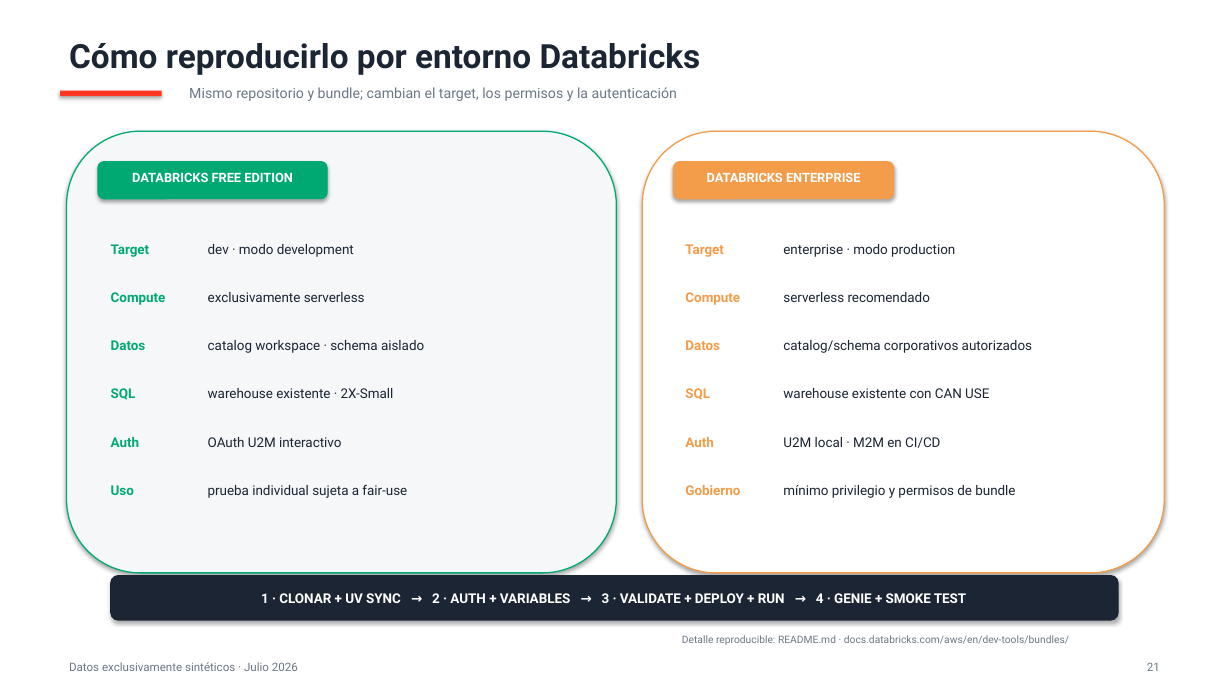
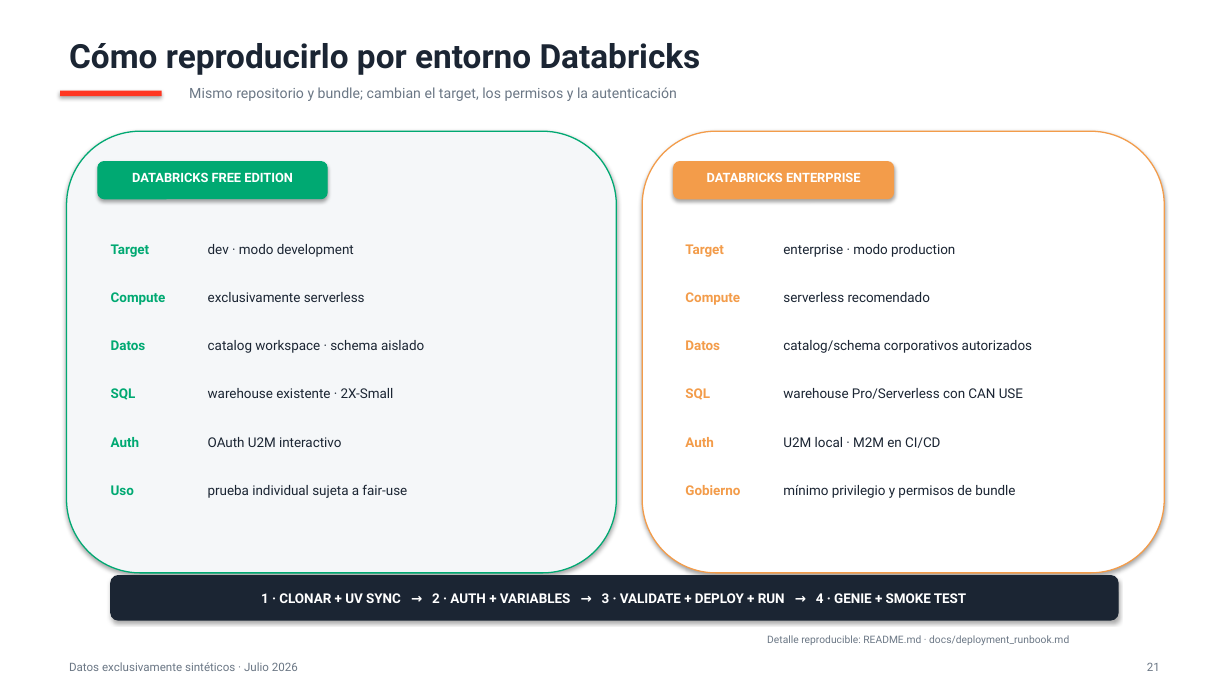
Before and after one commit to Rafavermar/Databricks-Genie-Demo, a slide deck: slide 21 of presentation/renewable_operations_demo.pptx. Drawn at 1232x693 pixels with LibreOffice and Linux fonts; fonts in the diff are those of the drawing. Boxes give left, top, right and bottom in pixels: in the first picture for what was removed or moved away, otherwise in the second. Text is boxed around its words. In the diff, an @@ line names an element or a change of style, - is before the commit and + after.

Commit message:
Complete deployment runbook and delivery hardening

```diff
--- a/presentation/renewable_operations_demo.pptx
+++ b/presentation/renewable_operations_demo.pptx
@@ text at (x1=783, y1=388, x2=1023, y2=399): text changed @@
-warehouse existente con CAN USE
+warehouse Pro/Serverless con CAN USE
@@ text at (x1=767, y1=635, x2=1069, y2=645): text changed @@
-Detalle reproducible: README.md · docs.databricks.com/aws/en/dev-tools/bundles/
+Detalle reproducible: README.md · docs/deployment_runbook.md
```
Also in this commit, not shown: 7 other slides changed, 49 other files.
